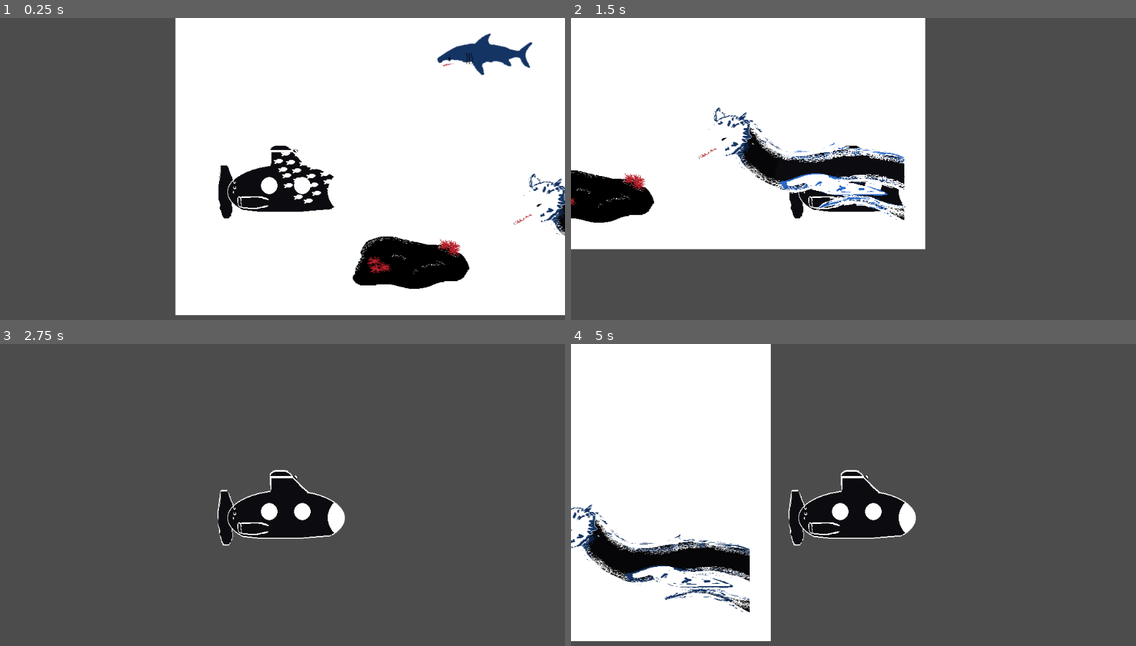
Above: before the commit, frames 1-4 (two rows, left to right).
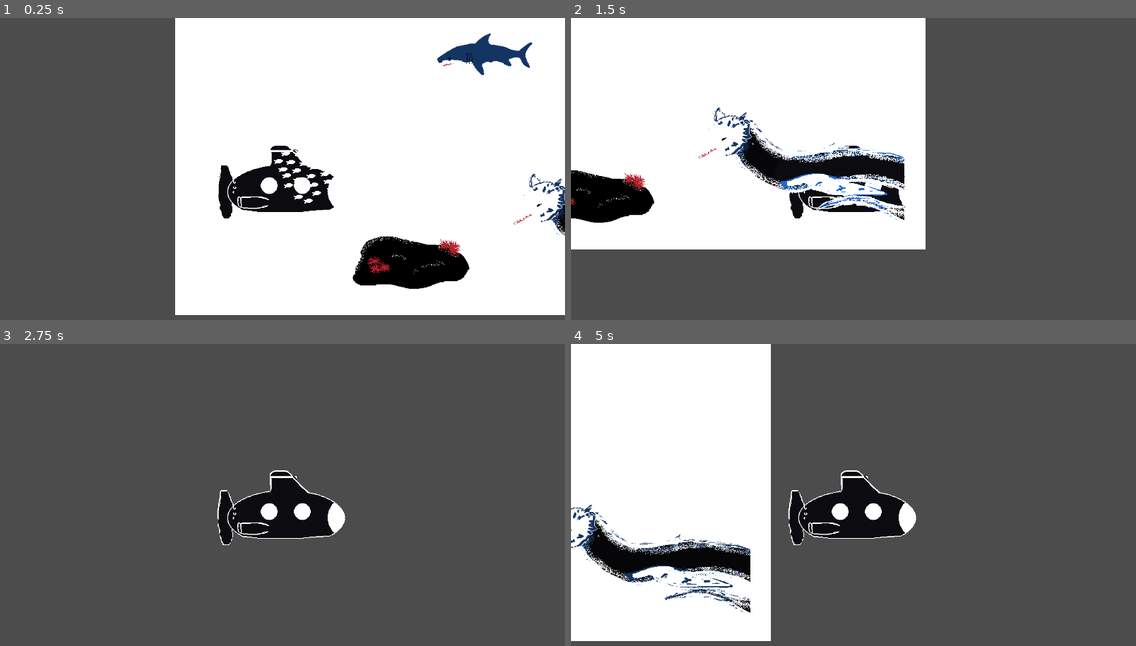
Above: after the commit, the same moments.

Repository: farmdogsdev/godot-jam
Game: Godot game, scene res://resources/Level.tscn
Same seed, same stepped clock (60 frames per second), same inputs: the game is played once before the commit and once after it.
Inputs:
- Up to frame 1 (0.25 s): no input
- Up to frame 2 (1.5 s): hold Right (ui_right) 0.53-1.28 s; hold Down (ui_down) from 1.28 s (still down)
- Up to frame 3 (2.75 s): release Down (ui_down) at 2.03 s; hold Right (ui_right) from 2.03 s (still down)
- Up to frame 4 (5 s): release Right (ui_right) at 2.78 s; hold Up (ui_up) 2.78-3.53 s; tap Enter at 3.5 s; hold Left (ui_left) from 3.53 s (still down)

The runs differ from the first frame. In frame 1, 0.8% of the frame differs, in the area x 31-100%, y 0-99%; in frame 2, 1.4%, in the area x 0-63%, y 0-77%; in frame 3, 0.3%; in frame 4, 0.9%.

Commit message:
added anchor img, font

Diff:
--- a/project.godot
+++ b/project.godot
@@ -14,6 +14,11 @@
 run/main_scene="res://resources/Level.tscn"
 config/icon="res://icon.png"
 
+[display]
+
+window/stretch/mode="2d"
+window/stretch/aspect="keep"
+
 [gui]
 
 common/drop_mouse_on_gui_input_disabled=true
--- /dev/null
+++ b/resources/Font.tres
@@ -0,0 +1,8 @@
+[gd_resource type="DynamicFont" load_steps=2 format=2]
+
+[ext_resource path="res://assets/bodrum-font/Bodrum-JzRm.ttf" type="DynamicFontData" id=1]
+
+[resource]
+size = 120
+use_filter = true
+font_data = ExtResource( 1 )
--- a/resources/Level.tscn
+++ b/resources/Level.tscn
@@ -2,7 +2,7 @@
 
 [ext_resource path="res://resources/Sub.tscn" type="PackedScene" id=1]
 [ext_resource path="res://assets/graphics/leviathan.png" type="Texture" id=2]
-[ext_resource path="res://Rock.tscn" type="PackedScene" id=3]
+[ext_resource path="res://resources/Rock.tscn" type="PackedScene" id=3]
 [ext_resource path="res://assets/graphics/shark.png" type="Texture" id=4]
 [ext_resource path="res://assets/graphics/school-of-fish.png" type="Texture" id=5]
 [ext_resource path="res://assets/graphics/background-water.png" type="Texture" id=6]
--- a/TestScene.tscn
+++ b/resources/TestScene.tscn
@@ -2,7 +2,7 @@
 
 [ext_resource path="res://assets/graphics/background-water.png" type="Texture" id=1]
 [ext_resource path="res://resources/Sub.tscn" type="PackedScene" id=2]
-[ext_resource path="res://Rock.tscn" type="PackedScene" id=3]
+[ext_resource path="res://resources/Rock.tscn" type="PackedScene" id=3]
 
 [node name="Node2D" type="Node2D"]
 
Binary file added: assets/bodrum-font/Bodrum-JzRm.ttf
Not shown, added: assets/bodrum-font/info.txt
Binary file added: assets/graphics/anchor.aseprite
Binary file added: assets/graphics/anchor.png
Not shown, added: assets/graphics/anchor.png.import
Binary file changed: assets/graphics/background-water.aseprite
Binary file added: assets/graphics/sunken-ship.aseprite
Renamed: ParallaxLevel.tscn -> resources/ParallaxLevel.tscn
Renamed: Rock.tscn -> resources/Rock.tscn
